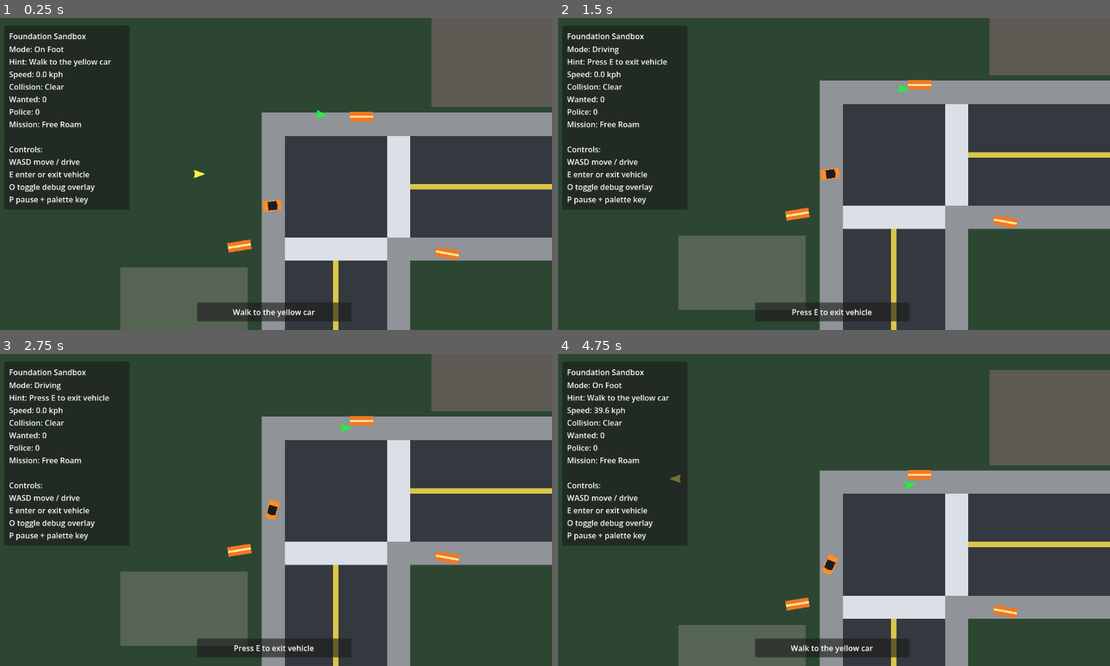
Above: before the commit, frames 1-4 (two rows, left to right).
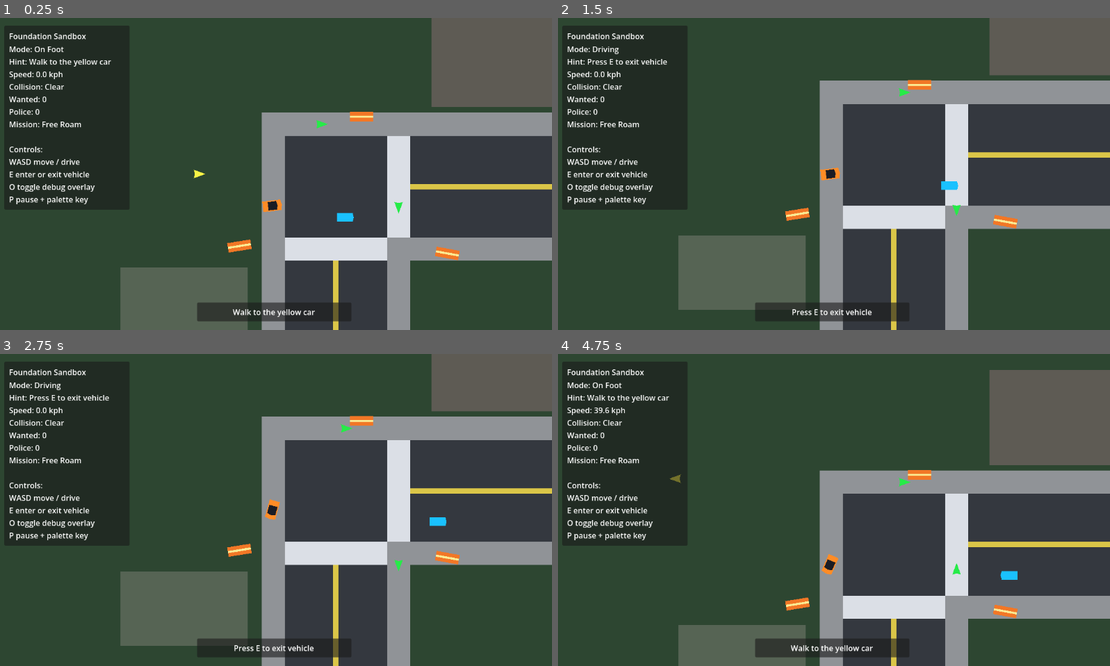
Above: after the commit, the same moments.

Repository: mjulstein/godot-gta
Game: Godot game, scene res://scenes/main/game.tscn
Same seed, same stepped clock (60 frames per second), same inputs: the game is played once before the commit and once after it.
Inputs:
- Up to frame 1 (0.25 s): no input
- Up to frame 2 (1.5 s): hold D (move_right) 0.53-1.28 s; hold E (interact) 0.53-1.28 s; hold S (brake) from 1.28 s (still down); tap E (interact) at 1.35 s
- Up to frame 3 (2.75 s): tap E (interact) at 2 s; release S (brake) at 2.03 s; hold D (move_right) from 2.03 s (still down); hold E (interact) from 2.03 s (still down)
- Up to frame 4 (4.75 s): release D (move_right) at 2.78 s; release E (interact) at 2.78 s; hold W (accelerate) 2.78-3.53 s; tap E (interact) at 2.85, 4.35 s; hold E (interact) 3.53-4.28 s; hold A (move_left) from 3.53 s (still down)

The runs differ from the first frame. In frame 1, 0.2% of the frame differs, in the area x 57-74%, y 29-66%; in frame 2, 0.2%; in frame 3, 0.1%; in frame 4, 0.2%.

Commit message:
Fix tile-local civilian anchors

Diff:
--- a/scripts/world/base_level.gd
+++ b/scripts/world/base_level.gd
@@ -53,8 +53,8 @@
 				continue
 
 			var tile := tile_scene.instantiate()
+			tile.position = Vector2(column_index * tile_size.x, row_index * tile_size.y)
 			add_child(tile)
-			tile.position = Vector2(column_index * tile_size.x, row_index * tile_size.y)
 			tile.name = "Tile_%d_%d_%s" % [column_index, row_index, tile_code]
 
 			if tile_code == TILE_DISTRICT and tile.has_method("set"):
